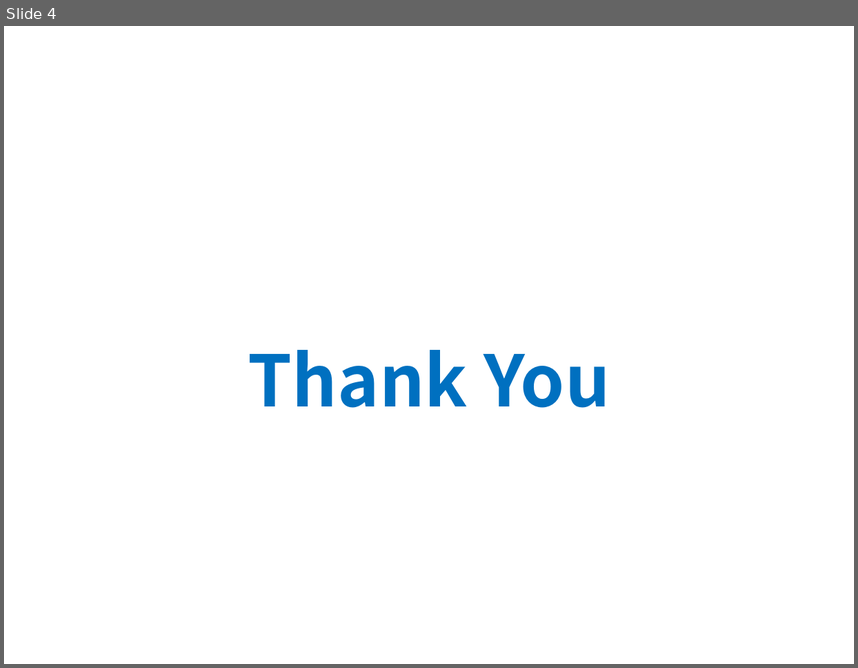
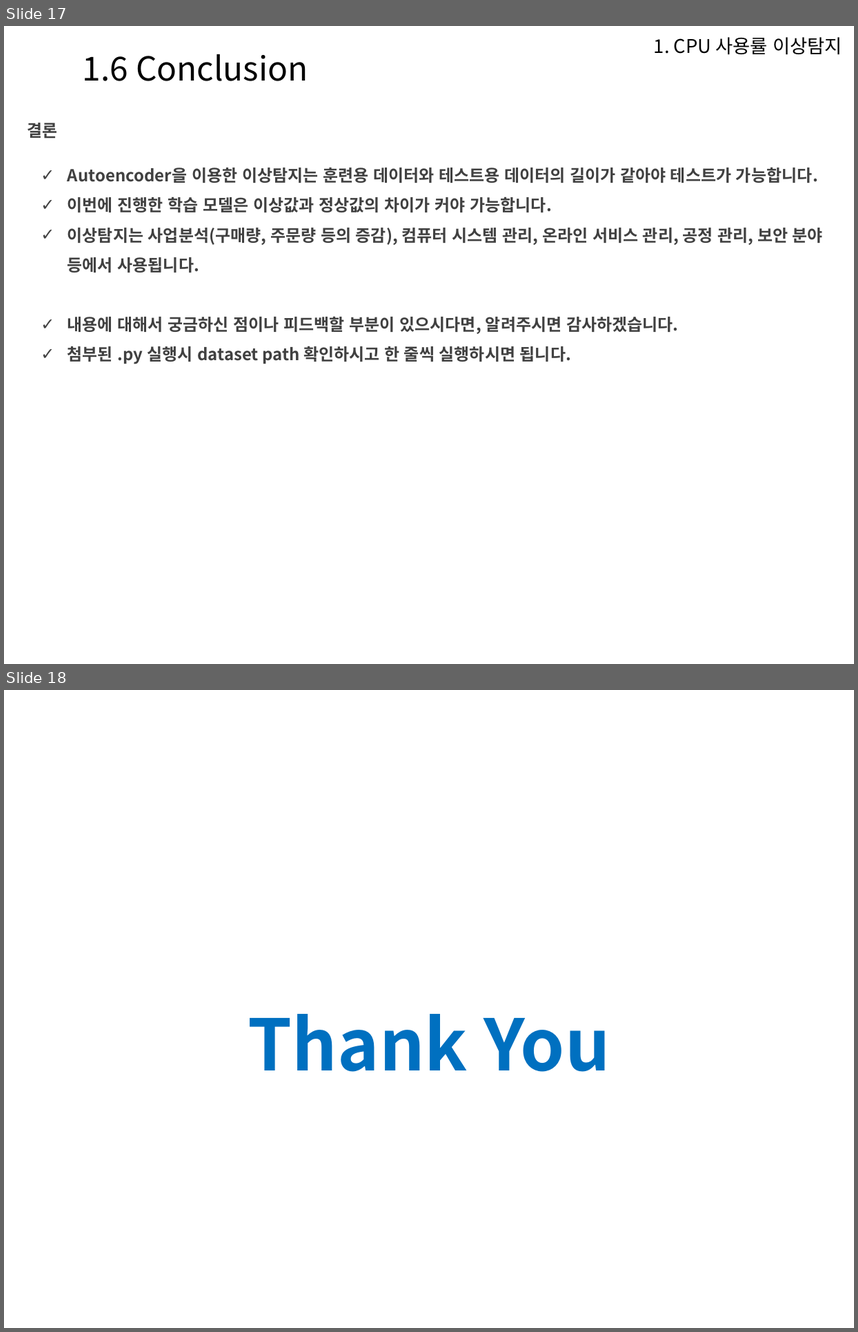
Before and after one commit to Heechul90/Tensorflow_RNN, a slide deck: text_generation/text_generation.pptx. Shown one above the other, each under a label of ours: slide 4 before the commit, slides 17 and 18 after it. The pictures are 858x668 and 858x1332 pixels, drawn with LibreOffice and Linux fonts; fonts in the diff are those of the drawing; background and template pictures are left out. Boxes give left, top, right and bottom in pixels: in the first picture for what was removed or moved away, otherwise in the second. Text is boxed around its words. In the diff, an @@ line names an element or a change of style, - is before the commit and + after.

```diff
--- a/text_generation/text_generation.pptx
+++ b/text_generation/text_generation.pptx
@@ slide 17 added at box(4, 26, 854, 664), background picture (left out) @@
@@ text added at box(654, 37, 842, 55), 16 pt, text #000000 @@
+1. CPU 사용률 이상탐지
@@ text added at box(83, 54, 308, 81), 28 pt, text #000000 @@
+1.6 Conclusion
@@ text added at box(27, 123, 58, 138), 14 pt, text #404040, bold @@
+결론
@@ text added at box(67, 167, 823, 364), 14 pt, text #404040, bold @@
+✓ Autoencoder을 이용한 이상탐지는 훈련용 데이터와 테스트용 데이터의 길이가 같아야 테스트가 가능합니다.
+✓ 이번에 진행한 학습 모델은 이상값과 정상값의 차이가 커야 가능합니다.
+✓ 이상탐지는 사업분석(구매량, 주문량 등의 증감), 컴퓨터 시스템 관리, 온라인 서비스 관리, 공정 관리, 보안 분야 등에서 사용됩니다.
+✓ 내용에 대해서 궁금하신 점이나 피드백할 부분이 있으시다면, 알려주시면 감사하겠습니다.
+✓ 첨부된 .py 실행시 dataset path 확인하시고 한 줄씩 실행하시면 됩니다.
@@ what was slide 4 is now slide 18 @@
```
Also in this commit, not shown: 2 slides changed, 14 other slides added, 1 slide removed, 1 other file.
